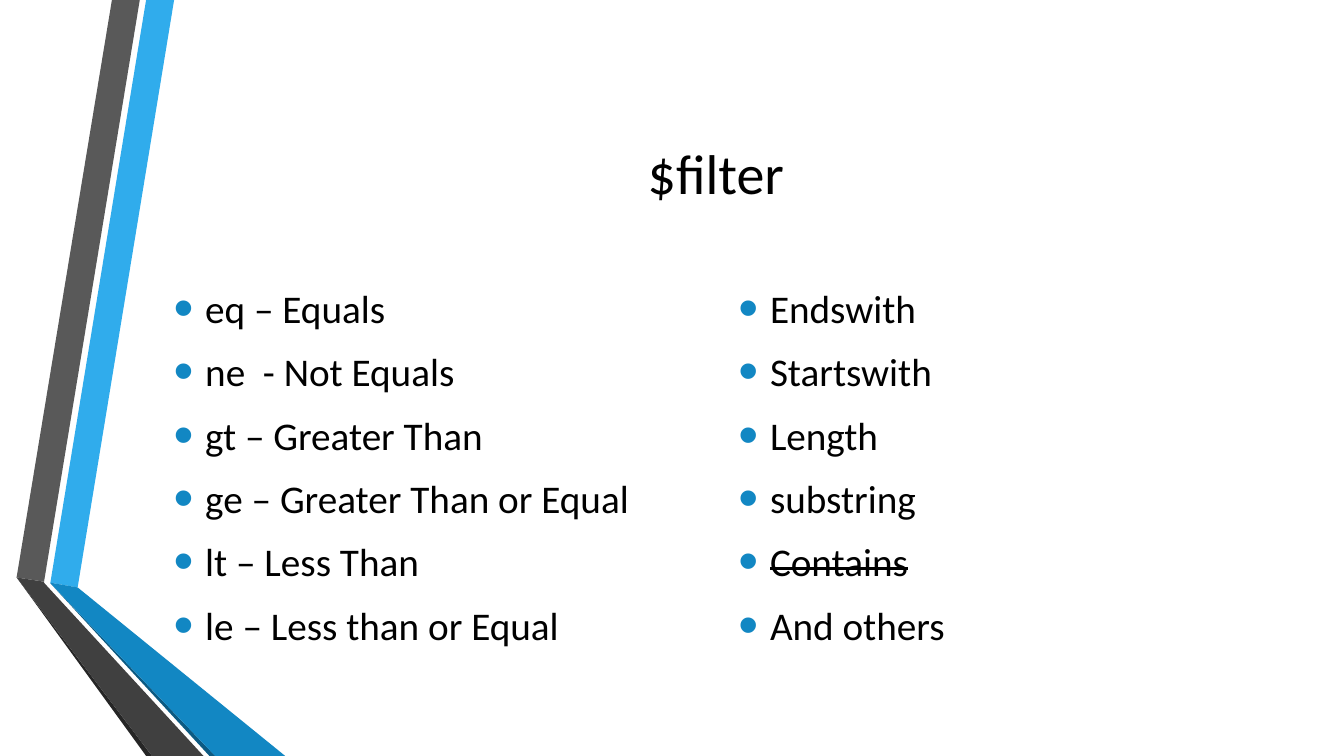
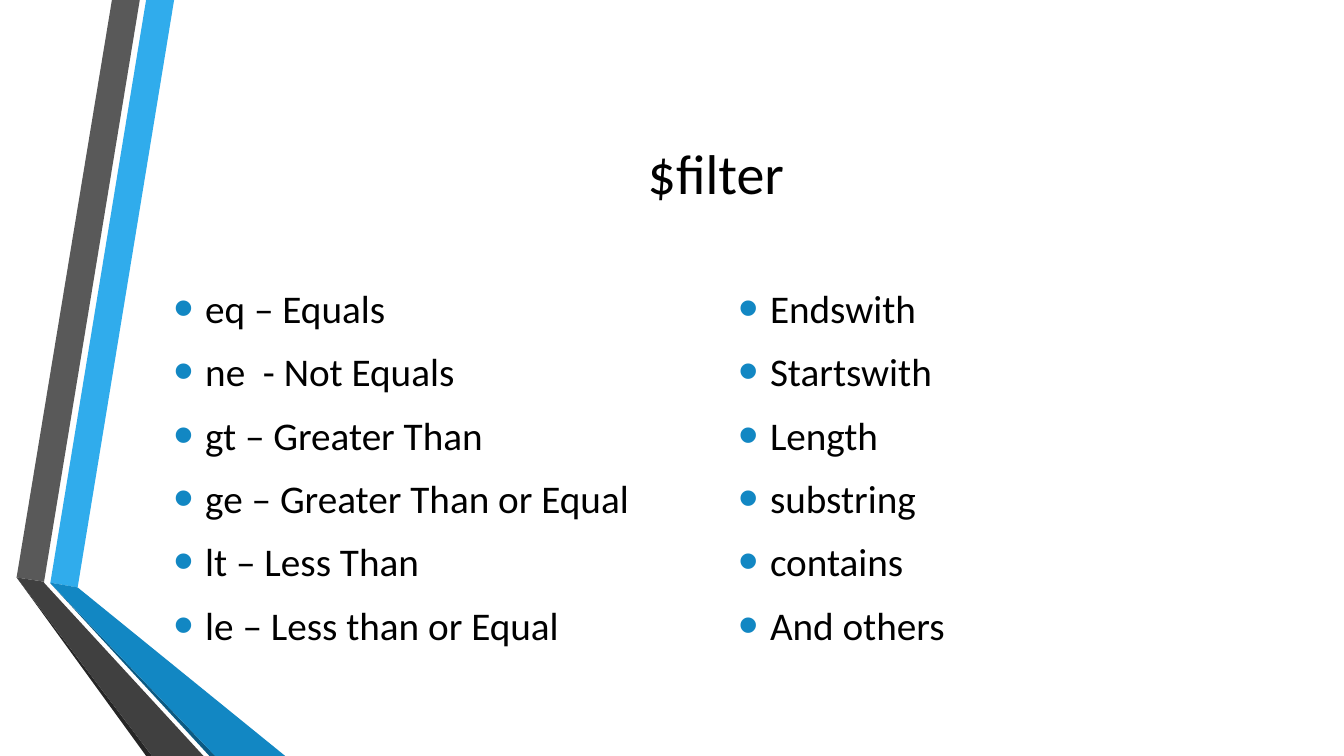
Before and after one commit to jwooley/RecipeWebApi, a slide deck: slide 10 of WebAPI and Data.pptx (slide 9 before the commit). Drawn at 1344x756 pixels with LibreOffice and Linux fonts; fonts in the diff are those of the drawing; background and template pictures are left out. Boxes give left, top, right and bottom in pixels: in the first picture for what was removed or moved away, otherwise in the second. Text is boxed around its words. In the diff, an @@ line names an element or a change of style, - is before the commit and + after.

```diff
--- a/WebAPI and Data.pptx
+++ b/WebAPI and Data.pptx
@@ text at [770, 549, 903, 577]: text changed @@
-• Contains
+• contains
```
Also in this commit, not shown: 2 slides added, 12 other files.
